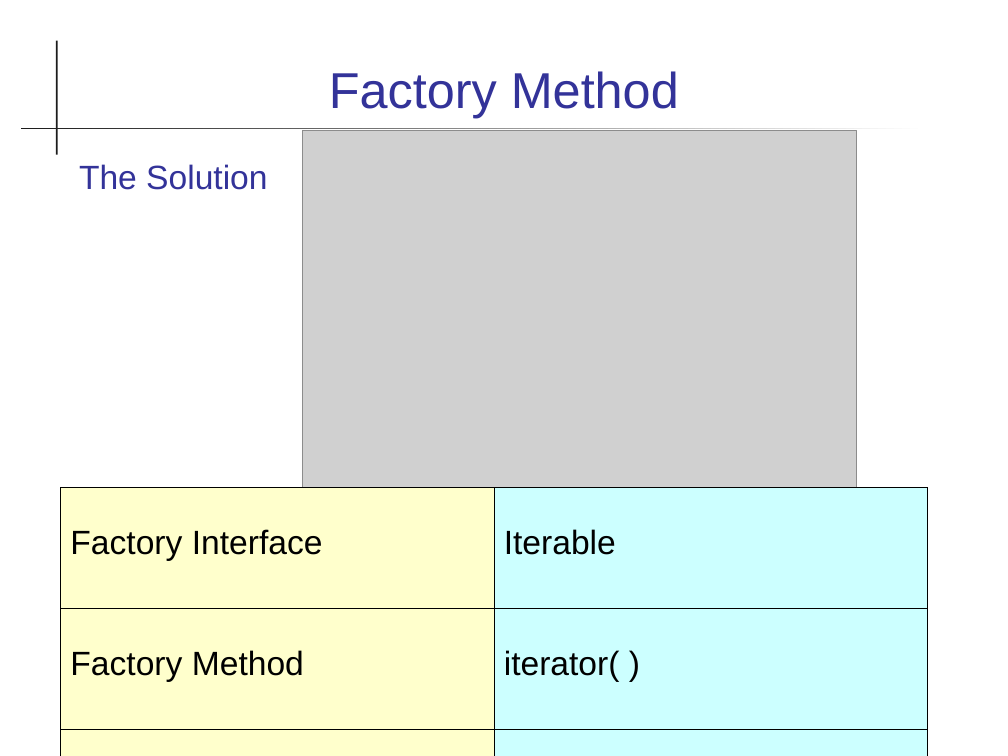
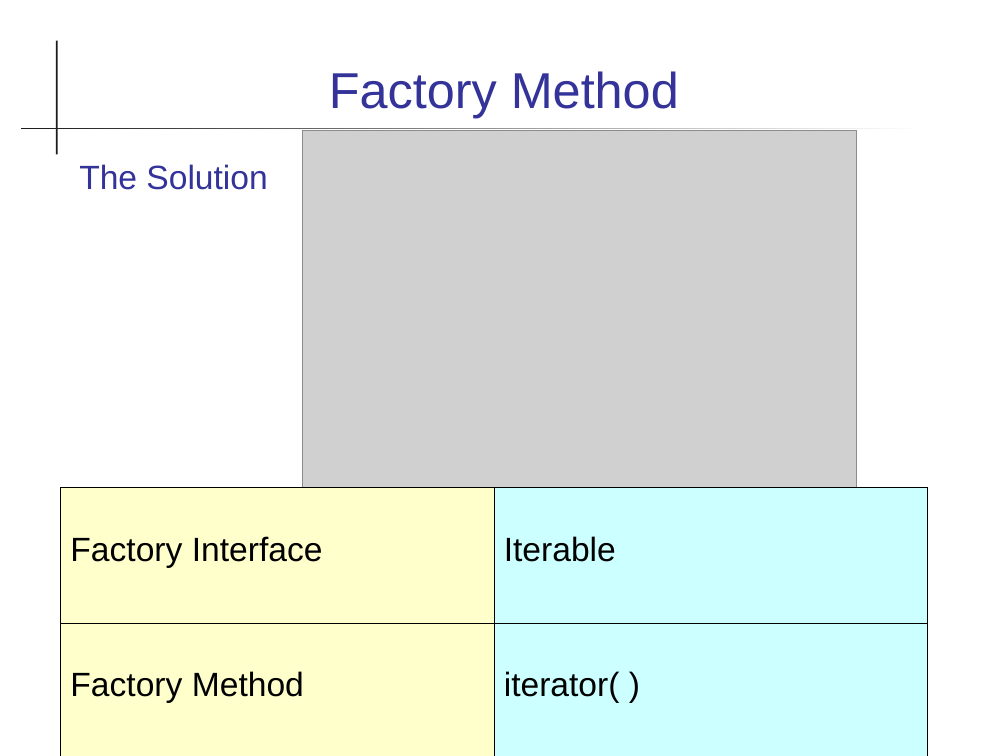
Before and after one commit to skeoop/skeoop.github.io, a slide deck: slide 17 of patterns/Design-Patterns.ppt. Drawn at 1008x756 pixels with LibreOffice and Linux fonts; fonts in the diff are those of the drawing; grey boxes stand for pictures. Boxes give left, top, right and bottom in pixels: in the first picture for what was removed or moved away, otherwise in the second. Text is boxed around its words. In the diff, an @@ line names an element or a change of style, - is before the commit and + after.

```diff
--- a/patterns/Design-Patterns.ppt
+++ b/patterns/Design-Patterns.ppt
@@ table at [60,487,927,756] @@
@@ line spacing 0.56 to 0.53 @@
```
Also in this commit, not shown: 1 other slide changed, 2 other files.
